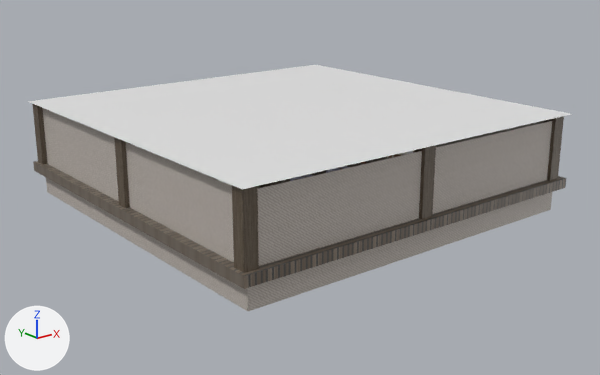
Two versions of the glTF model assets/models/level_one.glb, one commit apart.
The view is the same before and after, from a 50 mm camera at (-78.0, -99.8, 36.6) aimed at (0.0, -2.4, -2.4). The lights are fixed; the arrows at lower left show +X, +Y and +Z. Where no turn or scale is listed for an object, it has been applied to the vertices. Vertices at the same position are counted once.

The first picture shows 'Ceiling', 'Column.002', 'Column.003', 'Column.004', 'Column.005', 'Column.007', 'Floor', 'OuterWalls'.
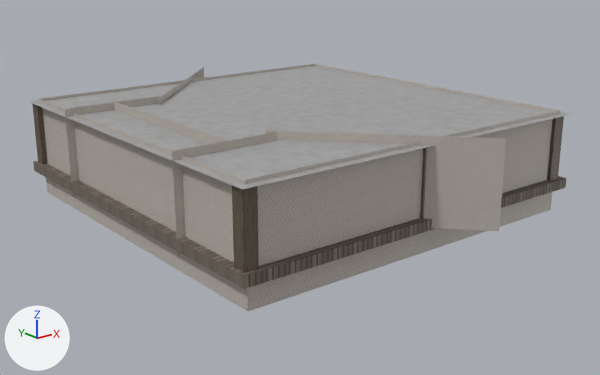
Pixel boxes [x1, y1, x2, y2] of what changed, in the pictures (600 x 375 px):
'OuterWalls', mesh rescaled: before [42, 108, 552, 311]; after [38, 64, 560, 311]
'Ceiling', recoloured (white to grey): [27, 65, 571, 189] in both
'OuterWalls.004', added: after [266, 130, 506, 231]
'OuterWalls.001', added: after [65, 96, 277, 256]
'OuterWalls.002', added: after [114, 102, 227, 144]
'Column.007', deleted (brown): before [114, 137, 135, 208]
'OuterWalls.003', added: after [158, 67, 204, 105]
'Column.005', unchanged, covered by the edit: before [414, 145, 436, 219]; after [420, 147, 427, 219]

Edits to the bpy script that builds the scene:
```text
Add img_ceiling:
    img_ceiling = load_image('ceiling', '_unpacked/ceiling', 64, 64, 'sRGB')
Add mat_material_016:
    mat_material_016 = principled_material('Material.016')
    mat_material_016.texture = img_ceiling
Change me_ceiling_static_invisible:
    where me_ceiling_static_invisible.from_pydata(...)  # 4 vertices, 2 faces; spans x -30.0..30.0, y -30.0..30.0, z 10.0
    add me_ceiling_static_invisible.materials.append(mat_material_016)  # picture img_ceiling
Change me_outerwalls_static:
    where me_outerwalls_static.from_pydata(...)  # 8 vertices, 8 faces; spans x -28.7..28.7, y -28.7..28.7, z -6.2..8.2
    used by ob_outerwalls; location = (0.0, 0.0, 1.0)
    me_outerwalls_static part 1: the whole mesh is scaled about its middle by (1, 1, 1.09), then moved by (0.0, 0.0, 0.7)
Add me_outerwalls_static_noshadowcast_004:
    me_outerwalls_static_noshadowcast_004.from_pydata(...)  # 4 vertices, 2 faces; spans x -15.1..6.0, y -36.4..-14.0, z -1.2..11.2
    me_outerwalls_static_noshadowcast_004.materials.append(mat_material_012)  # picture img_walls_01
Add me_outerwalls_static_noshadowcast_003:
    me_outerwalls_static_noshadowcast_003.from_pydata(...)  # 4 vertices, 2 faces; spans x -15.0..7.0, y 14.5..36.0, z -1.2..11.0
    me_outerwalls_static_noshadowcast_003.materials.append(mat_material_012)  # picture img_walls_01
Add me_outerwalls_static_noshadowcast_002:
    me_outerwalls_static_noshadowcast_002.from_pydata(...)  # 4 vertices, 2 faces; spans x -22.1, y -15.4..15.4, z -2.3..11.3
    me_outerwalls_static_noshadowcast_002.materials.append(mat_material_012)  # picture img_walls_01
Add me_outerwalls_static_noshadowcast_001:
    me_outerwalls_static_noshadowcast_001.from_pydata(...)  # 8 vertices, 4 faces; spans x -29.9..-14.2, y -15.4..15.4, z -2.3..11.2
    me_outerwalls_static_noshadowcast_001.materials.append(mat_material_012)  # picture img_walls_01
Remove ob_column_007:
    ob_column_007 = bpy.data.objects.new('Column.007', me_cube_static_007)
    ob_column_007.location = (-28.3, 0.1, 0.0)
Add ob_outerwalls_004:
    ob_outerwalls_004 = bpy.data.objects.new('OuterWalls.004', me_outerwalls_static_noshadowcast_004)
    ob_outerwalls_004.location = (0.0, 0.0, 0.0)
Add ob_outerwalls_003:
    ob_outerwalls_003 = bpy.data.objects.new('OuterWalls.003', me_outerwalls_static_noshadowcast_003)
    ob_outerwalls_003.location = (0.0, 0.0, 0.0)
Add ob_outerwalls_002:
    ob_outerwalls_002 = bpy.data.objects.new('OuterWalls.002', me_outerwalls_static_noshadowcast_002)
    ob_outerwalls_002.location = (0.0, 0.0, 0.0)
Add ob_outerwalls_001:
    ob_outerwalls_001 = bpy.data.objects.new('OuterWalls.001', me_outerwalls_static_noshadowcast_001)
    ob_outerwalls_001.location = (0.0, 0.0, 0.0)
```
